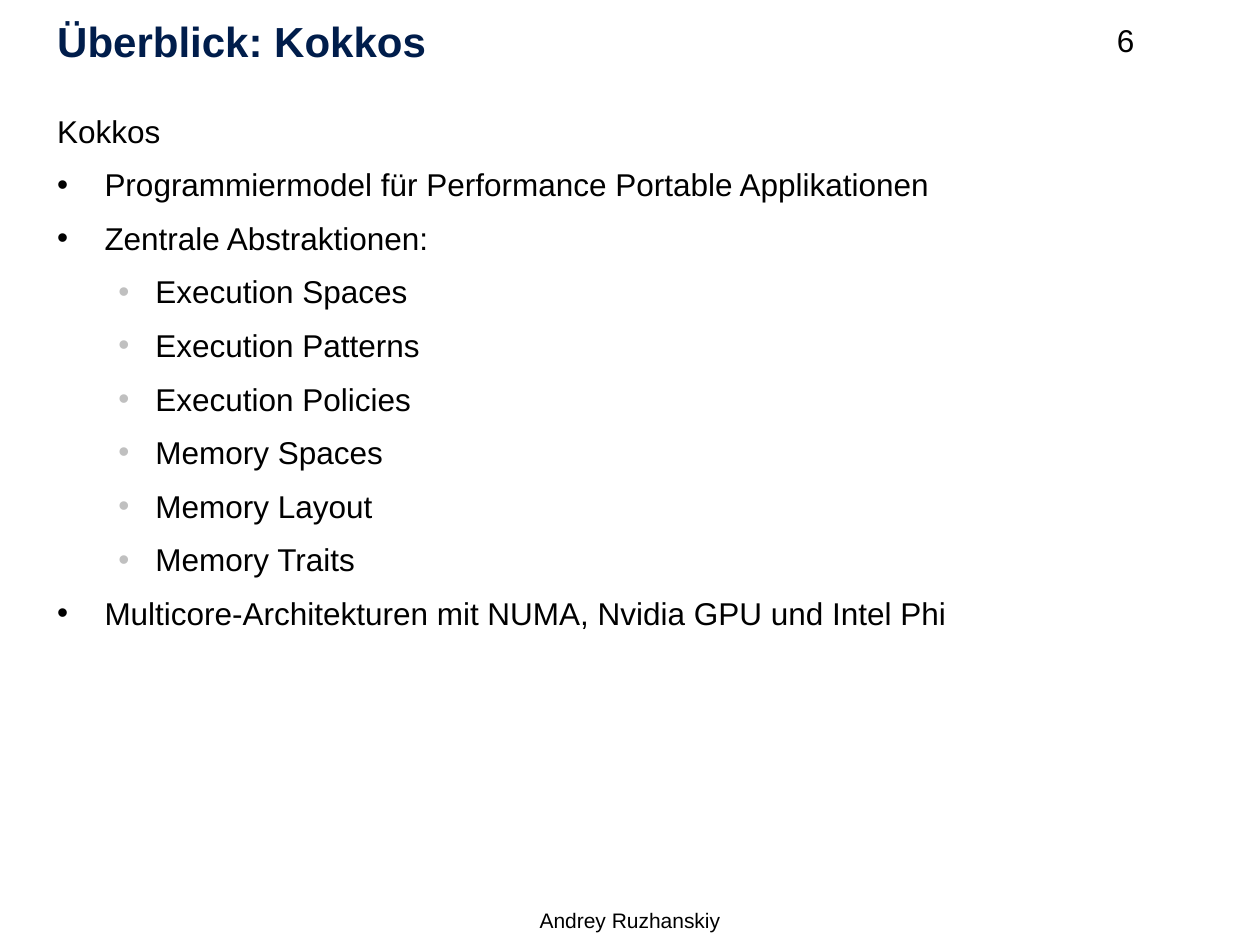
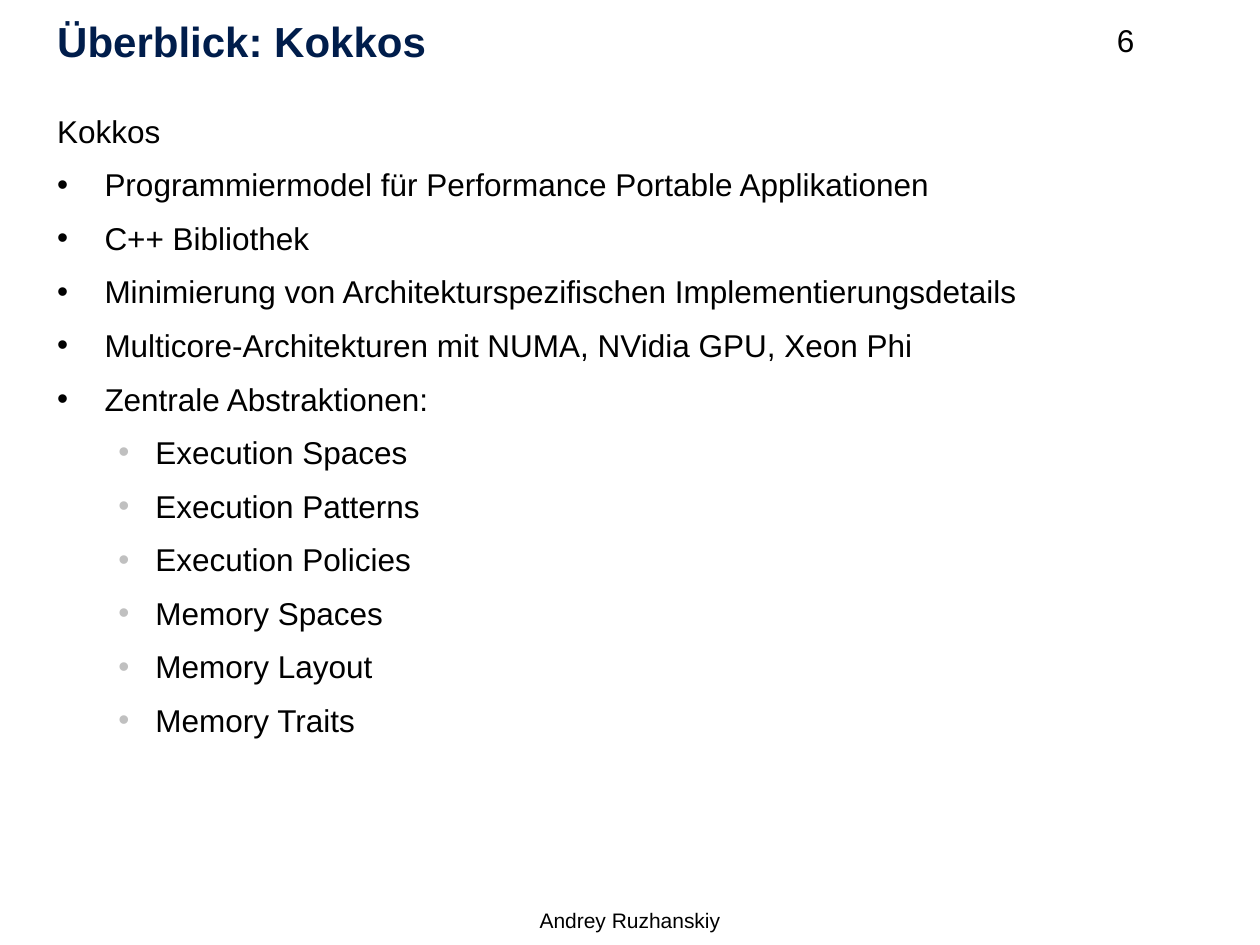
Before and after one commit to Setahero/HPC_Kokkos_HS, a slide deck: slide 6 of Hauptseminar HPC.pptx. Drawn at 1260x945 pixels with LibreOffice and Linux fonts; fonts in the diff are those of the drawing; background and template pictures are left out. Boxes give left, top, right and bottom in pixels: in the first picture for what was removed or moved away, otherwise in the second. Text is boxed around its words. In the diff, an @@ line names an element or a change of style, - is before the commit and + after.

```diff
--- a/Hauptseminar HPC.pptx
+++ b/Hauptseminar HPC.pptx
@@ text at box(105, 227, 1016, 361): paragraphs added @@
+• C++ Bibliothek
+• Minimierung von Architekturspezifischen Implementierungsdetails
+• Multicore-Architekturen mit NUMA, NVidia GPU, Xeon Phi
@@ text at box(105, 602, 945, 629): paragraph removed @@
-• Multicore-Architekturen mit NUMA, Nvidia GPU und Intel Phi
```
Also in this commit, not shown: 10 other slides changed, 2 slides added, 3 slides removed.
